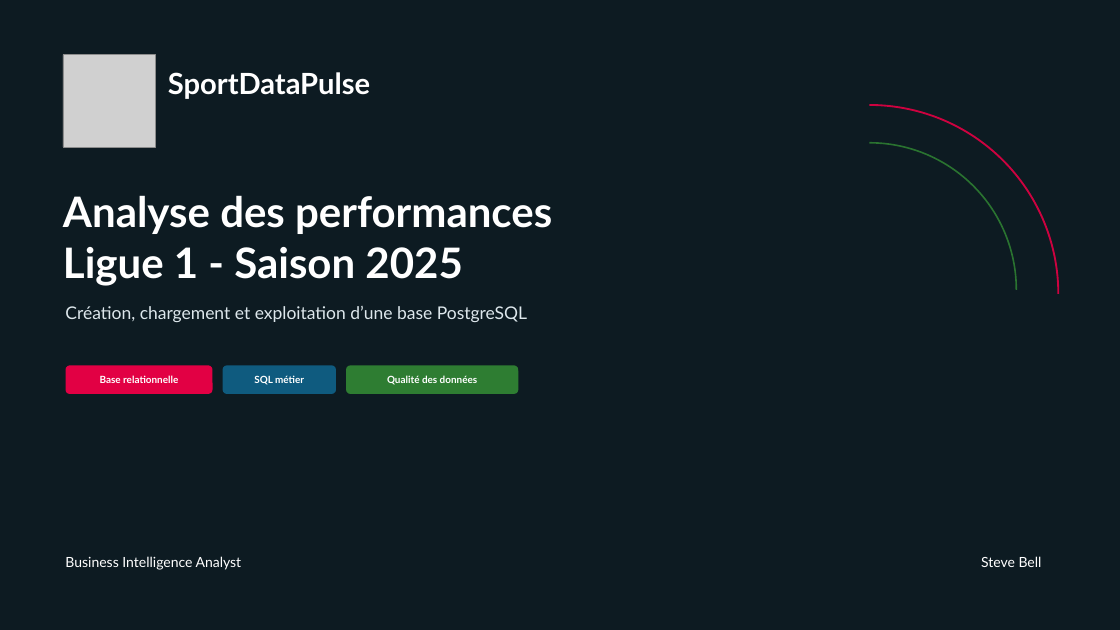
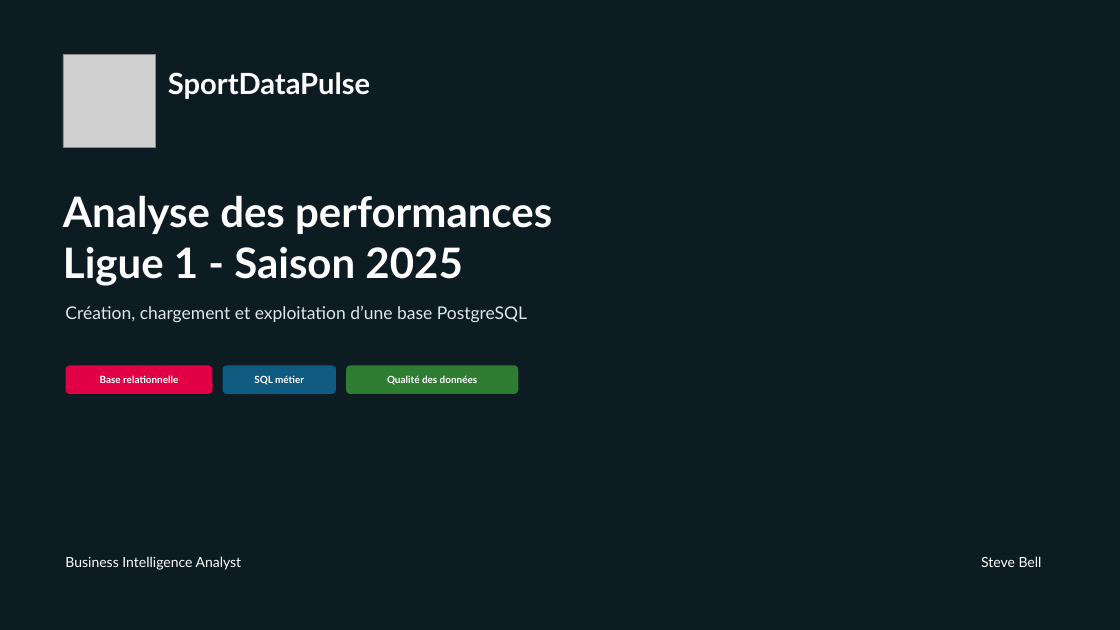
Before and after one commit to steve57000/projet-ligue1, a slide deck: slide 1 of livrables/Presentation_P5_SportDataPulse.pptx. Drawn at 1120x630 pixels with LibreOffice and Linux fonts; fonts in the diff are those of the drawing; grey boxes stand for pictures; background and template pictures are left out. Boxes give left, top, right and bottom in pixels: in the first picture for what was removed or moved away, otherwise in the second. Text is boxed around its words. In the diff, an @@ line names an element or a change of style, - is before the commit and + after.

```diff
--- a/livrables/Presentation_P5_SportDataPulse.pptx
+++ b/livrables/Presentation_P5_SportDataPulse.pptx
@@ arc (boxed as its full ellipse) removed at [681, 105, 1059, 483] @@
@@ arc (boxed as its full ellipse) removed at [723, 143, 1017, 437] @@
```
Also in this commit, not shown: 14 other slides changed, 2 other files.
